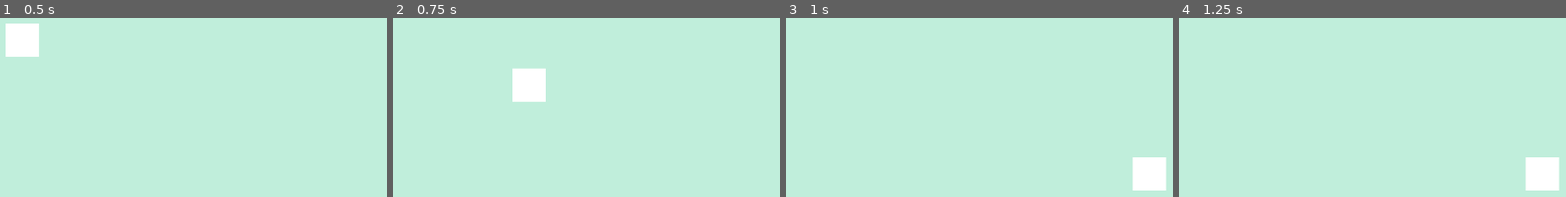
Above: before the commit, frames 1-4 (left to right).
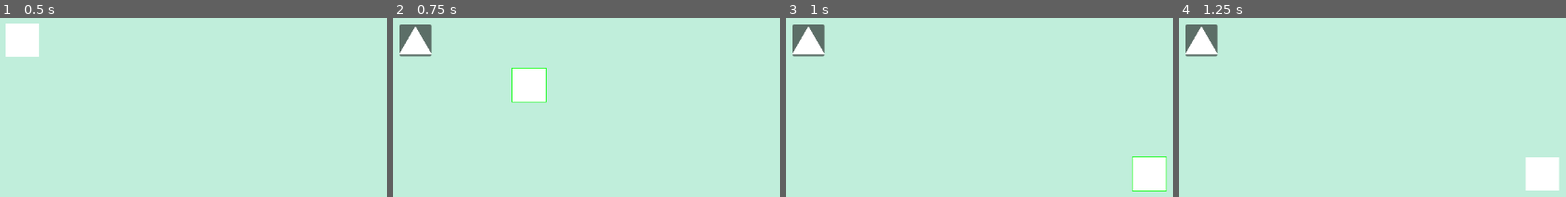
Above: after the commit, the same moments.

Repository: ioniccrystal/CakeConnect
Game: Godot game, scene res://Main.tscn
Two runs of this game, one before a commit and one after it. Both use one fixed random seed, a clock stepped at 60 frames per second and the inputs below.
Inputs (mouse positions are in pixels of both pictures, inside the frame that each line leads up to):
- Up to frame 1 (0.5 s): no input
- Up to frame 2 (0.75 s): tap Enter at 0.5 s; drag from (416, 39) to (756, 173) at 0.52 s
- Up to frame 3 (1 s): no input
- Up to frame 4 (1.25 s): no input

Frame 1 is identical in both runs. In frame 2, 1.7% of the frame differs, in the area x 1-40%, y 3-48%; in frame 3, 1.7%; in frame 4, 1.5%.

Commit message:
feat: 拖拽时轮廓高亮

Diff:
--- a/Cake.gd
+++ b/Cake.gd
@@ -6,9 +6,10 @@
 var container_position: Vector2 = Vector2.ZERO
 var container_size: Vector2 = Vector2.ZERO
 var shapes = {
-	"square": ["res://assets/Square.png", [Vector2(0, 0), Vector2(50, 0), Vector2(50, 50), Vector2(0, 50)]],
-	"triangle": ["res://assets/Triangle.png", [Vector2(25, 0), Vector2(50, 50), Vector2(0, 50)]],
+	"square": ["res://assets/square_with_transparent_border.png", [Vector2(0, 0), Vector2(50, 0), Vector2(50, 50), Vector2(0, 50)]],
+	"triangle": ["res://assets/triangle_with_transparent_border.png", [Vector2(25, 0), Vector2(50, 50), Vector2(0, 50)]],
 }
+var highlight_material = preload("res://assets/cake_highlight_border.tres")
 @onready var collision_shape_2d = $Area2D/CollisionShape2D
 @onready var sprite_2d = $Sprite2D
 
@@ -52,8 +53,10 @@
 		if event.button_index == 1:
 			if event.button_mask == 1:
 				dragging = true
+				sprite_2d.material = highlight_material
 			elif event.button_mask == 0:
 				dragging = false
+				sprite_2d.material = null
 		elif dragging and event.button_index == MOUSE_BUTTON_WHEEL_UP or event.button_index == MOUSE_BUTTON_WHEEL_DOWN:
 			# 处理鼠标滚轮旋转
 			var rotate_dir = -1 if event.button_index == MOUSE_BUTTON_WHEEL_UP else 1
--- a/Cake.tscn
+++ b/Cake.tscn
@@ -1,7 +1,7 @@
 [gd_scene load_steps=3 format=3 uid="uid://dyul5j6bfjugu"]
 
 [ext_resource type="Script" path="res://Cake.gd" id="1_8616s"]
-[ext_resource type="Texture2D" uid="uid://duk1cxxcvblrw" path="res://assets/Triangle.png" id="2_7ifhq"]
+[ext_resource type="Texture2D" uid="uid://cikelrka8ag26" path="res://assets/triangle_with_transparent_border.png" id="3_trcwx"]
 
 [node name="Cake" type="PanelContainer"]
 custom_minimum_size = Vector2(50, 50)
@@ -22,6 +22,6 @@
 [node name="Sprite2D" type="Sprite2D" parent="."]
 position = Vector2(25, 25)
 scale = Vector2(0.1, 0.1)
-texture = ExtResource("2_7ifhq")
+texture = ExtResource("3_trcwx")
 
 [connection signal="gui_input" from="." to="." method="_on_gui_input"]
--- a/Main.gd
+++ b/Main.gd
@@ -10,6 +10,9 @@
 	init_cake()
 
 func init_cake():
-	var cake = cake_scene.instantiate()
-	plate.add_cake(cake)
-	cake.set_shape("square")
+	var cake1 = cake_scene.instantiate()
+	plate.add_cake(cake1)
+	cake1.set_shape("triangle")
+	var cake2 = cake_scene.instantiate()
+	plate.add_cake(cake2)
+	cake2.set_shape("square")
--- /dev/null
+++ b/assets/Cake.gdshader
@@ -0,0 +1,31 @@
+shader_type canvas_item;
+
+void fragment() {
+	float outline_size = 0.02; // 轮廓的厚度
+	vec4 outline_color = vec4(0.0, 1.0, 0.0, 1.0); // 轮廓颜色，红色
+
+	vec2 offsets[8] = vec2[](
+		vec2(-outline_size, outline_size), // 上左
+		vec2(0, outline_size), // 上
+		vec2(outline_size, outline_size), // 上右
+		vec2(-outline_size, 0), // 左
+		vec2(outline_size, 0), // 右
+		vec2(-outline_size, -outline_size), // 下左
+		vec2(0, -outline_size), // 下
+		vec2(outline_size, -outline_size) // 下右
+	);
+
+	 float alpha = texture(TEXTURE, UV).a;
+    float max_alpha = 0.0;
+
+    // 检查周围像素的透明度
+    for (int i = 0; i < 8; i++) {
+        max_alpha = max(max_alpha, texture(TEXTURE, UV + offsets[i]).a);
+    }
+
+    if (alpha < 0.01 && max_alpha > 0.01) {
+        COLOR = outline_color;
+    } else {
+        COLOR = texture(TEXTURE, UV);
+    }
+}
--- /dev/null
+++ b/assets/cake_highlight_border.tres
@@ -0,0 +1,6 @@
+[gd_resource type="ShaderMaterial" load_steps=2 format=3 uid="uid://b1f5mnuaoltj3"]
+
+[ext_resource type="Shader" path="res://assets/Cake.gdshader" id="1_ti4wo"]
+
+[resource]
+shader = ExtResource("1_ti4wo")
Binary file added: assets/square_with_transparent_border.png
Not shown, added: assets/square_with_transparent_border.png.import
Binary file added: assets/triangle_with_transparent_border.png
Not shown, added: assets/triangle_with_transparent_border.png.import
Not shown, added: assets/add_transparent_border.py
